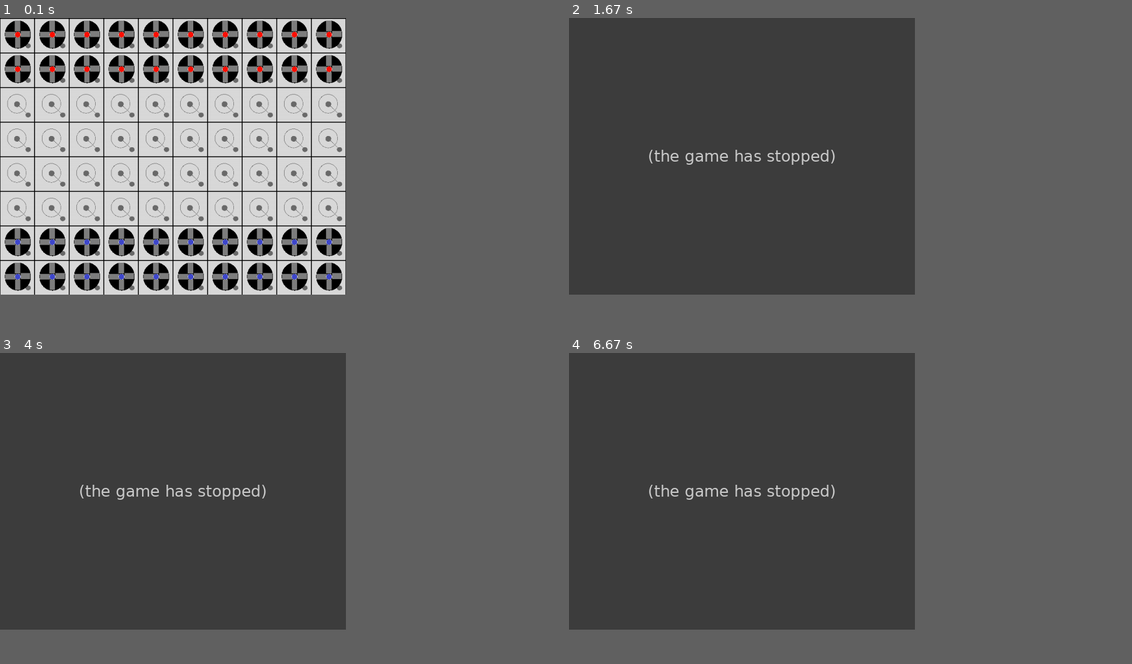
Above: before the commit, frames 1-4 (two rows, left to right).
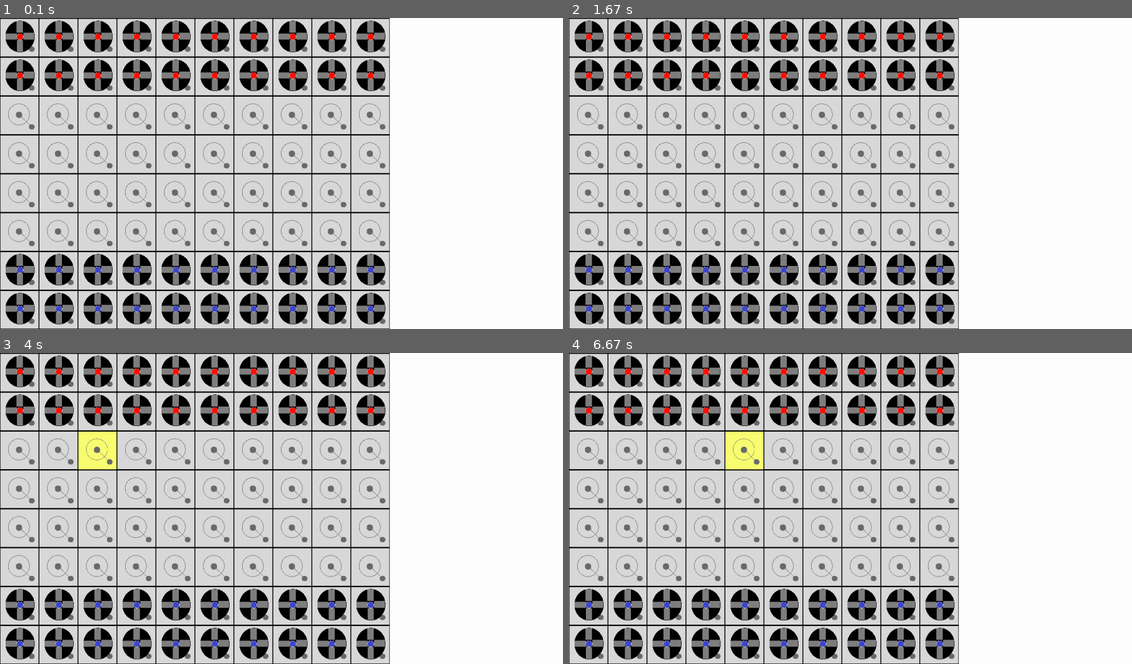
Above: after the commit, the same moments.

Repository: lazarchitect/Quadradius
Game: pygame game, started from main.py
Two runs of this game, one before a commit and one after it. Both use one fixed random seed, a clock stepped at 60 frames per second and the inputs below.
Inputs (mouse positions are in pixels of both pictures, inside the frame that each line leads up to):
- Up to frame 1 (0.1 s): no input
- Up to frame 2 (1.67 s): press the mouse at (850, 192) at 0.37 s; move the mouse to (782, 185) at 0.47 s; release the mouse at (715, 176) at 0.6 s; click (934, 64) at 0.72 s; press the mouse at (934, 64) at 1.03 s; move the mouse to (788, 114) at 1.13 s; release the mouse at (647, 164) at 1.27 s; press the mouse at (934, 64) at 1.53 s; move the mouse to (996, 176) at 1.63 s
- Up to frame 3 (4 s): release the mouse at (495, 626) at 1.77 s; move the mouse to (191, 405) at 2.13 s; click (191, 405) at 2.42 s; press the mouse at (191, 405) at 2.87 s; move the mouse to (146, 471) at 2.97 s; release the mouse at (95, 539) at 3.1 s; press the mouse at (191, 405) at 3.7 s; move the mouse to (152, 405) at 3.8 s; release the mouse at (112, 402) at 3.93 s
- Up to frame 4 (6.67 s): press the mouse at (760, 405) at 4.63 s; move the mouse to (721, 449) at 4.73 s; release the mouse at (687, 489) at 4.87 s; press the mouse at (760, 405) at 6.13 s; move the mouse to (760, 405) at 6.23 s; release the mouse at (760, 405) at 6.37 s
In our replay, the window is 553x443 before the commit and 900x498 after it. These sizes can differ from the game's own. Grey fills any space a smaller window leaves; there, only what the larger window draws over its background counts as a difference.

The runs differ from the first frame. In frame 1, 41% of the frame differs, in the area x 0-70%, y 0-100%; in frame 2, 68%; in frame 3, 68%; in frame 4, 68%.
Error before the commit: IndexError: list index out of range (main.py line 33); the game stopped at 0.72 s (later frames are placeholders)

Commit message:
Moves alternate teams. collisions detected

Diff:
--- a/consts.py
+++ b/consts.py
@@ -1,19 +1,26 @@
+import pygame
 #This file defines some variables for use in the main program.
 
 #Tile dimensions, in pixels
-tileWidth = 80
-tileHeight = 80
+tileWidth = 90
+tileHeight = 90
+tilesize = (tileWidth, tileHeight)
 
 #Board space dimensions, in Tiles
 boardWidth = 10
 boardHeight = 8
 
 #Screen dimensions, in pixels
-windowX = tileWidth*boardWidth
-windowY = tileHeight*boardHeight
-size = (windowX, windowY)
+screenWidth = tileWidth*boardWidth + 400
+screenHeight = tileHeight*boardHeight
+screensize = (screenWidth, screenHeight)
 
+infoZoneLeft = tileWidth * boardWidth
+infoZoneTop = 0
+infoZoneWidth = 400
+infoZoneHeight = screenHeight
 
+infoZoneRect = pygame.Rect(infoZoneLeft, infoZoneTop, infoZoneWidth, infoZoneHeight)
 
 #COLORS
 WHITE = (255, 255, 255)
--- a/functs.py
+++ b/functs.py
@@ -24,6 +24,10 @@
 			img = pygame.transform.scale(img, (tileWidth, tileHeight))
 			screen.blit(img, (x*tileWidth, y*tileHeight))
 	pygame.display.flip()
+
+def drawInfoZone(b, screen):
+	pygame.draw.rect(screen, WHITE, infoZoneRect, 0)
+	pygame.display.update(infoZoneRect)
 
 def blitToScreen(b, screen, item, x, y):
 	className = type(item).__name__
@@ -84,7 +88,7 @@
 
 #Moves a torus from its current location to a desired adjacent Tile, GIVEN THAT THE DEST TILE IS VALID(HIGHLIGHTED).
 #Returns true if the move happened. False if not.
-def move(b, screen, choiceTile):
+def move(b, screen, choiceTile, team):
 	#take new input. if THAT is on a highlighted tile, move the torus there, unhighlight all, return true. else, unhighlight all and return False
 	while 1:
 		for event in pygame.event.get():
@@ -95,8 +99,15 @@
 				x = int(location[0]/tileWidth)
 				y = int(location[1]/tileHeight)
 
+				if x >= boardWidth:
+					unHighlightAll(b, screen)
+					return False
+
 				destTile = b.grid[y][x]
 				if(destTile.isHighlighted == True):
+
+					if type(destTile.item).__name__ == "Torus":
+						print("BOOM!")
 
 					destTile.item = choiceTile.item
 					blitToScreen(b, screen, destTile.item, destTile.y, destTile.x) #WHY IS IT Y THEN X? THIS IS BANANAS
@@ -115,3 +126,15 @@
 
 			if event.type == pygame.QUIT or (event.type == pygame.KEYDOWN and event.key == pygame.K_F4):
 				exit()
+
+#Each turn, tell the player that its their turn.
+#Other tasks: display available powers, chatbox, FF button
+def updateInfoZone(b, screen):
+	pass
+
+
+#Should notify the winner if they destroyed all enemy pieces. A tie is also possible.
+#returns true if the game is over, and false if not.
+#if this returns true, break the game loop.
+def endCheck(b):
+	pass
--- a/main.py
+++ b/main.py
@@ -12,11 +12,16 @@
 pygame.init()
 b = Board()
 
-screen = pygame.display.set_mode(size)
+screen = pygame.display.set_mode(screensize)
 
+#initialize the board state
 draw_tiles(boardWidth, boardHeight, screen)
+populate(boardWidth, screen)
 
-populate(boardWidth, screen)
+#Intialize the "info zone"
+drawInfoZone(b, screen)
+
+currentTeam = 0 # 0 is red, 1 is blue
 
 #Gameplay loop
 while 1:
@@ -30,9 +35,12 @@
 			x = int(location[0]/tileWidth)
 			y = int(location[1]/tileHeight)
 
+			if x >= boardWidth:
+				break
+
 			choiceTile = b.grid[y][x]
-			if type(choiceTile.item).__name__ == "Torus":
-				#THEY HAVE CLICKED ON A TORUS
+			if type(choiceTile.item).__name__ == "Torus" and choiceTile.item.team == currentTeam:
+				#THEY HAVE CLICKED ON A (their own!) TORUS
 				if y != 0:
 					upTile = b.grid[y-1][x]
 					if(validMove(choiceTile, upTile)):
@@ -50,8 +58,11 @@
 					if(validMove(choiceTile, downTile)):
 						highlight(b, screen, x, y+1)
 
-				move(b, screen, choiceTile)
+				result = move(b, screen, choiceTile, currentTeam)
 
+				if result:
+					currentTeam = abs(1 - currentTeam)
+					endCheck(b)
 
 		if event.type == pygame.QUIT or (event.type == pygame.KEYDOWN and event.key == pygame.K_F4):
 			exit()
